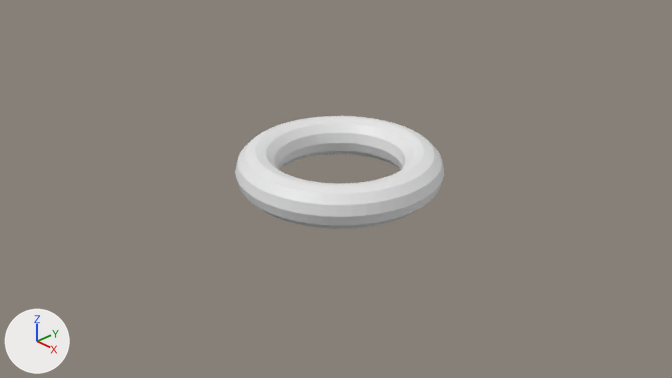
One commit to the Blender file donut-2026/donut-tut2026.blend: the scene before it, then after it.
Rendered twice from the file's camera 'Camera'. Lighting does not change. The marker at lower left points along +X, +Y and +Z. The picture after the commit comes second.
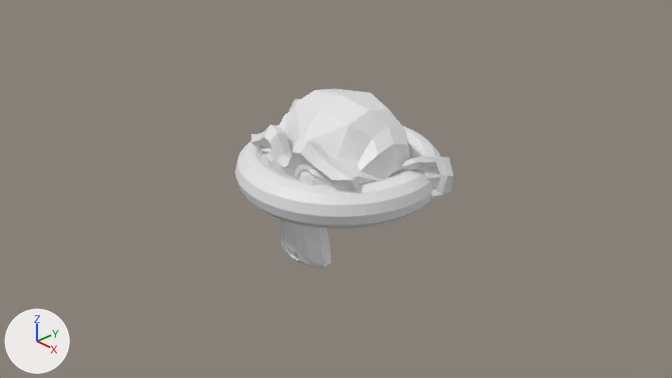
Commit message: added suzanne

Where the change shows, as pixel boxes (x1, y1, x2, y2) in the pictures (672 x 378 px):
'Suzanne', added
    after: (251, 89, 454, 269)

What the commit changed:
Mesh me_suzanne is new.
It has 507 vertices, 500 faces and spans x -1.37..1.37, y -0.85..0.85, z -0.98..0.98.
Object 'Suzanne' (ob_suzanne) is new; it shows me_suzanne.
Its location is (0.062, -0.034, 0.159).
